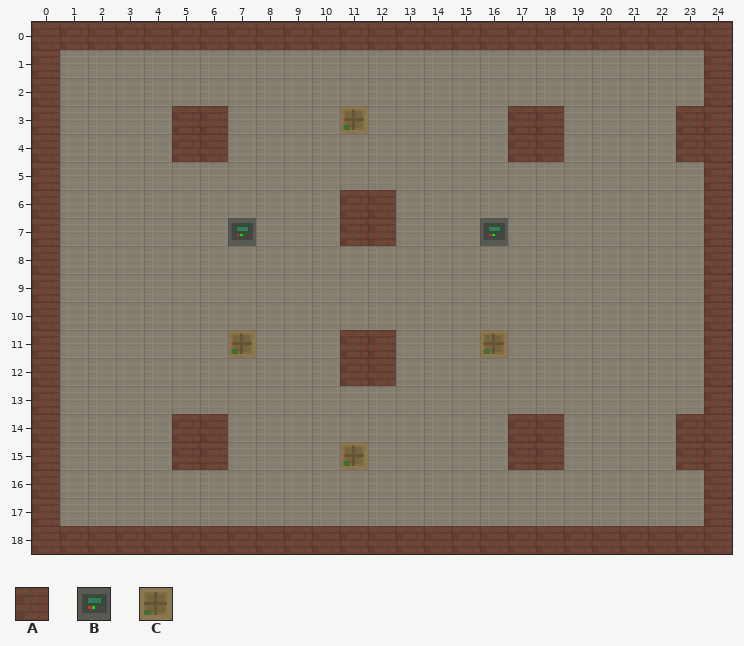
Tiled map (JSON): client/public/maps/pillars.json. That is the earlier state.
Cells are 32x32 px. Shown: x 0..24, y 0..18.
Key: from "solarpunk_mixed": A 2, B 4, C 5.
_ is an empty cell.
Layers that did not change in this view are not listed.
Layer "Walls" before, first column x 0:
 0 AAAAAAAAAAAAAAAAAAAAAAAAA
 1 A_______________________A
 2 A_______________________A
 3 A____AA____C_____AA____AA
 4 A____AA__________AA____AA
 5 A_______________________A
 6 A__________AA___________A
 7 A______B___AA___B_______A
 8 A_______________________A
 9 A_______________________A
10 A_______________________A
11 A______C___AA___C_______A
12 A__________AA___________A
13 A_______________________A
14 A____AA__________AA____AA
15 A____AA____C_____AA____AA
16 A_______________________A
17 A_______________________A
18 AAAAAAAAAAAAAAAAAAAAAAAAA
After the commit:
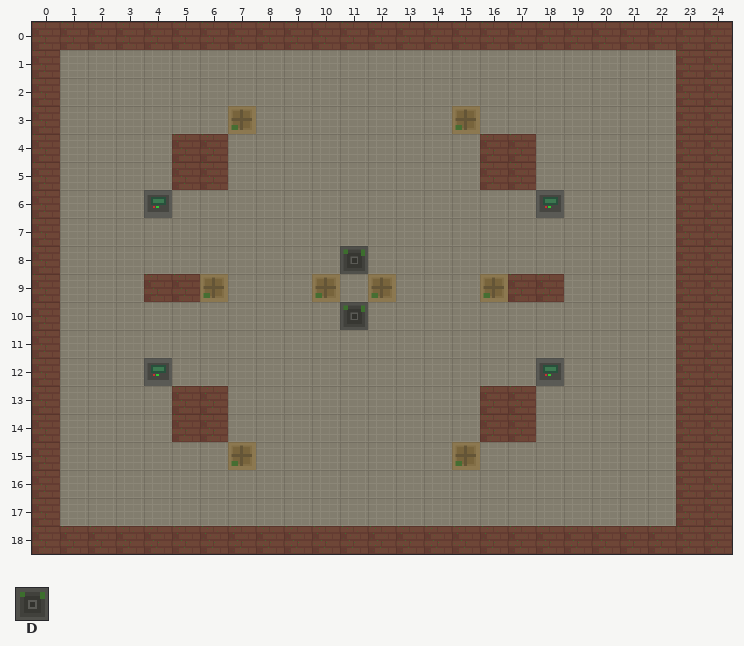
Further tiles: from "solarpunk_mixed": D 3.
Changes in this commit:
{"where": "layer \"Walls\""}
{"y":1,"x":23,"old":"_","new":"A"}
{"y":2,"x":23,"old":"_","new":"A"}
{"y":3,"x":5,"old":"AA_","new":"__C"}
{"y":3,"x":11,"old":"C","new":"_"}
{"y":3,"x":15,"old":"_","new":"C"}
{"y":3,"x":17,"old":"AA","new":"__"}
{"y":4,"x":16,"old":"_","new":"A"}
{"y":4,"x":18,"old":"A","new":"_"}
{"y":5,"x":5,"old":"__","new":"AA"}
{"y":5,"x":16,"old":"__","new":"AA"}
{"y":5,"x":23,"old":"_","new":"A"}
{"y":6,"x":4,"old":"_","new":"B"}
{"y":6,"x":11,"old":"AA","new":"__"}
{"y":6,"x":18,"old":"_","new":"B"}
{"y":6,"x":23,"old":"_","new":"A"}
{"y":7,"x":7,"old":"B","new":"_"}
{"y":7,"x":11,"old":"AA","new":"__"}
{"y":7,"x":16,"old":"B","new":"_"}
{"y":7,"x":23,"old":"_","new":"A"}
{"y":8,"x":11,"old":"_","new":"D"}
{"y":8,"x":23,"old":"_","new":"A"}
{"y":9,"x":4,"old":"___","new":"AAC"}
{"y":9,"x":10,"old":"_","new":"C"}
{"y":9,"x":12,"old":"_","new":"C"}
{"y":9,"x":16,"old":"___","new":"CAA"}
{"y":9,"x":23,"old":"_","new":"A"}
{"y":10,"x":11,"old":"_","new":"D"}
{"y":10,"x":23,"old":"_","new":"A"}
{"y":11,"x":7,"old":"C","new":"_"}
{"y":11,"x":11,"old":"AA","new":"__"}
{"y":11,"x":16,"old":"C","new":"_"}
{"y":11,"x":23,"old":"_","new":"A"}
{"y":12,"x":4,"old":"_","new":"B"}
{"y":12,"x":11,"old":"AA","new":"__"}
{"y":12,"x":18,"old":"_","new":"B"}
{"y":12,"x":23,"old":"_","new":"A"}
{"y":13,"x":5,"old":"__","new":"AA"}
{"y":13,"x":16,"old":"__","new":"AA"}
{"y":13,"x":23,"old":"_","new":"A"}
{"y":14,"x":16,"old":"_","new":"A"}
{"y":14,"x":18,"old":"A","new":"_"}
{"y":15,"x":5,"old":"AA_","new":"__C"}
{"y":15,"x":11,"old":"C","new":"_"}
{"y":15,"x":15,"old":"_","new":"C"}
{"y":15,"x":17,"old":"AA","new":"__"}
{"y":16,"x":23,"old":"_","new":"A"}
{"y":17,"x":23,"old":"_","new":"A"}
